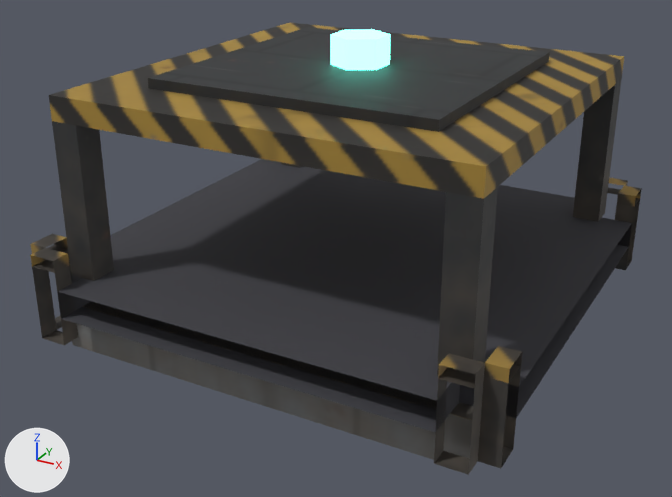
The glTF model arte/modelos/logistica/esteira/divisor/divisor.glb: old version first, new version second.
Before and after are seen from a 50 mm camera at (0.861, -1.667, 0.966) aimed at (-0.014, -0.075, 0.17). Every picture has the same lights, and +X, +Y and +Z are marked at lower left. The picture after the commit comes second. Vertices at exactly the same position are counted once.

The first picture shows 'divisor'.
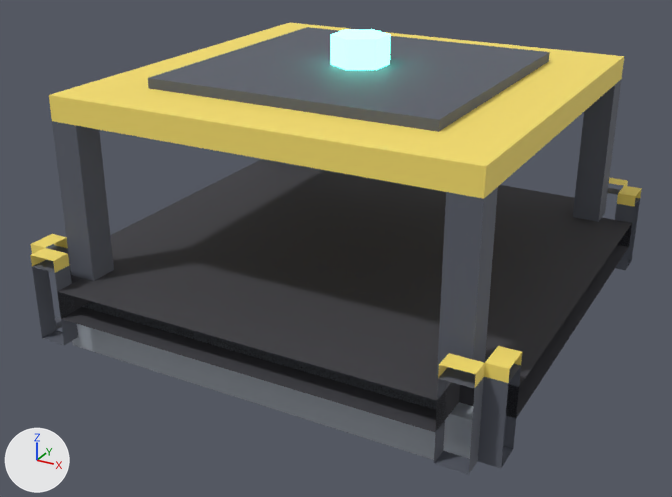
The change, as JSON lines over the scene's bpy script:
```json
{"op": "add", "block": "mat_p_faixa", "code": ["mat_p_faixa = principled_material('P_Faixa')", "mat_p_faixa.base_color = (0.95, 0.75, 0.15)  # yellow #f9e16c", "mat_p_faixa.roughness = 0.7"]}
{"op": "add", "block": "mat_p_metal", "code": ["mat_p_metal = principled_material('P_Metal')", "mat_p_metal.base_color = (0.42, 0.46, 0.52)  # light grey #adb5bf", "mat_p_metal.metallic = 0.3"]}
{"op": "add", "block": "mat_p_escuro", "code": ["mat_p_escuro = principled_material('P_Escuro')", "mat_p_escuro.base_color = (0.1, 0.11, 0.14)  # dark grey #595d69", "mat_p_escuro.roughness = 0.7"]}
{"block": "me_divisor_corpo", "where": "me_divisor_corpo.from_pydata(...)  # 172 vertices, 260 faces; spans x -0.5..0.5, y -0.5..0.5, z 0.0..0.61"}
{"block": "me_divisor_corpo", "where": "# used by ob_divisor; location = (0.0, 0.0, 0.0)"}
{"block": "me_divisor_corpo", "change": "me_divisor_corpo part 1: 28 of the faces centred in x -0.487..-0.37, y -0.487..-0.37, z 0.04..0.48 switch from mat_divisor_tex (picture img_divisor_tex) to mat_p_escuro (dark grey #595d69)"}
{"block": "me_divisor_corpo", "change": "me_divisor_corpo part 2: 28 of the faces centred in x -0.487..-0.37, y 0.37..0.487, z 0.04..0.48 switch from mat_divisor_tex (picture img_divisor_tex) to mat_p_escuro (dark grey #595d69)"}
{"block": "me_divisor_corpo", "change": "me_divisor_corpo part 3: 28 of the faces centred in x 0.37..0.487, y -0.487..-0.37, z 0.04..0.48 switch from mat_divisor_tex (picture img_divisor_tex) to mat_p_escuro (dark grey #595d69)"}
{"block": "me_divisor_corpo", "change": "me_divisor_corpo part 4: 28 of the faces centred in x 0.37..0.487, y 0.37..0.487, z 0.04..0.48 switch from mat_divisor_tex (picture img_divisor_tex) to mat_p_escuro (dark grey #595d69)"}
{"block": "me_divisor_corpo", "change": "me_divisor_corpo part 5: 12 of the faces centred in x -0.3..0.3, y -0.3..0.3, z 0.53..0.55 switch from mat_divisor_tex (picture img_divisor_tex) to mat_p_escuro (dark grey #595d69)"}
{"block": "me_divisor_corpo", "change": "me_divisor_corpo part 6: 4 of the faces centred in x -0.147..0.147, y -0.147..0.147, z 0.0..0.1 switch from mat_divisor_tex (picture img_divisor_tex) to mat_p_metal (light grey #adb5bf)"}
{"block": "me_divisor_corpo", "change": "me_divisor_corpo part 7: 2 of the faces centred in x -0.147..0.147, y -0.44, z 0.033..0.067 switch from mat_divisor_tex (picture img_divisor_tex) to mat_p_metal (light grey #adb5bf)"}
{"block": "me_divisor_corpo", "change": "me_divisor_corpo part 8: 60 of the faces centred in x -0.487..0.487, y -0.487..0.487, z 0.208..0.53 switch from mat_divisor_tex (picture img_divisor_tex) to mat_p_faixa (yellow #f9e16c)"}
{"block": "me_divisor_corpo", "change": "me_divisor_corpo part 9: texture (UV) coordinates of 260 of 260 faces, centred in x -0.487..0.487, y -0.487..0.487, z 0.0..0.61, changed; they spanned u 0.0..1.0, v 0.0..1.0 and now span u 0.0..1.0, v 0.0..0.1"}
```

Pixel boxes (x1, y1, x2, y2) of what changed, in the pictures (672 x 497 px):
```json
{"object": "divisor", "change": "recoloured, surface changed", "before": [30, 23, 642, 475], "after": [30, 23, 642, 475], "on screen": "lighter"}
{"part": 1, "of": "me_divisor_corpo", "change": "recoloured", "before": [32, 121, 114, 345], "after": [32, 121, 114, 345], "on screen": "lighter"}
{"part": 2, "of": "me_divisor_corpo", "change": "recoloured", "before": [281, 162, 302, 168], "after": [281, 162, 302, 168]}
{"part": 3, "of": "me_divisor_corpo", "change": "recoloured", "before": [434, 187, 521, 475], "after": [434, 187, 521, 475], "on screen": "lighter"}
{"part": 4, "of": "me_divisor_corpo", "change": "recoloured", "before": [573, 80, 640, 270], "after": [573, 80, 640, 270]}
{"part": 5, "of": "me_divisor_corpo", "change": "recoloured", "before": [148, 27, 550, 132], "after": [148, 27, 550, 132], "on screen": "grey to dark grey"}
{"part": 6, "of": "me_divisor_corpo", "change": "recoloured", "before": [83, 302, 473, 420], "after": [83, 302, 473, 420]}
{"part": 7, "of": "me_divisor_corpo", "change": "recoloured", "before": [72, 324, 472, 460], "after": [72, 324, 472, 460], "on screen": "lighter"}
{"part": 8, "of": "me_divisor_corpo", "change": "recoloured", "before": [30, 23, 642, 387], "after": [30, 23, 642, 387], "on screen": "lighter"}
{"part": 9, "of": "me_divisor_corpo", "change": "surface changed", "before": [30, 23, 642, 475], "after": [30, 23, 642, 475], "on screen": "lighter"}
```
